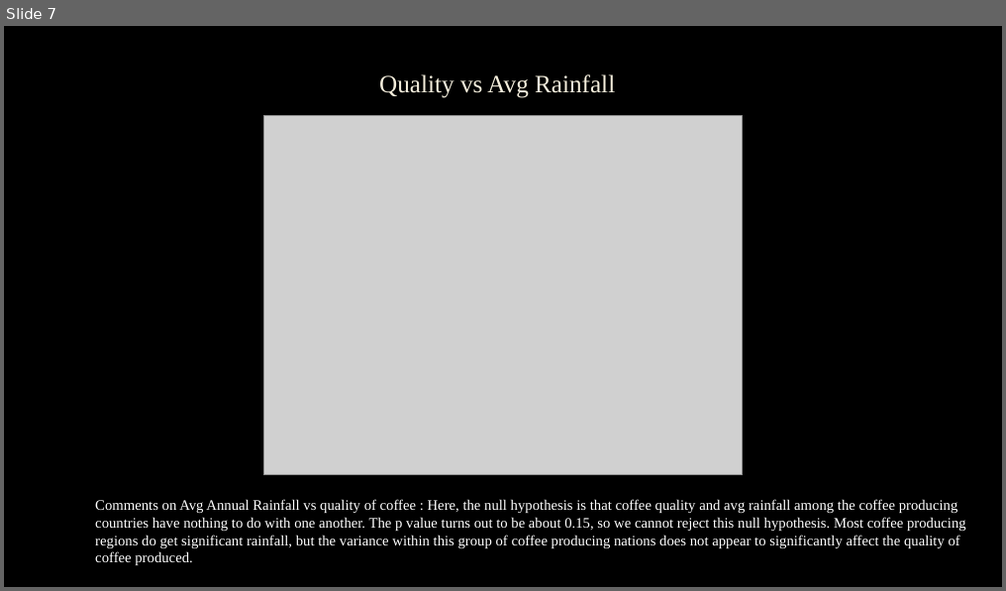
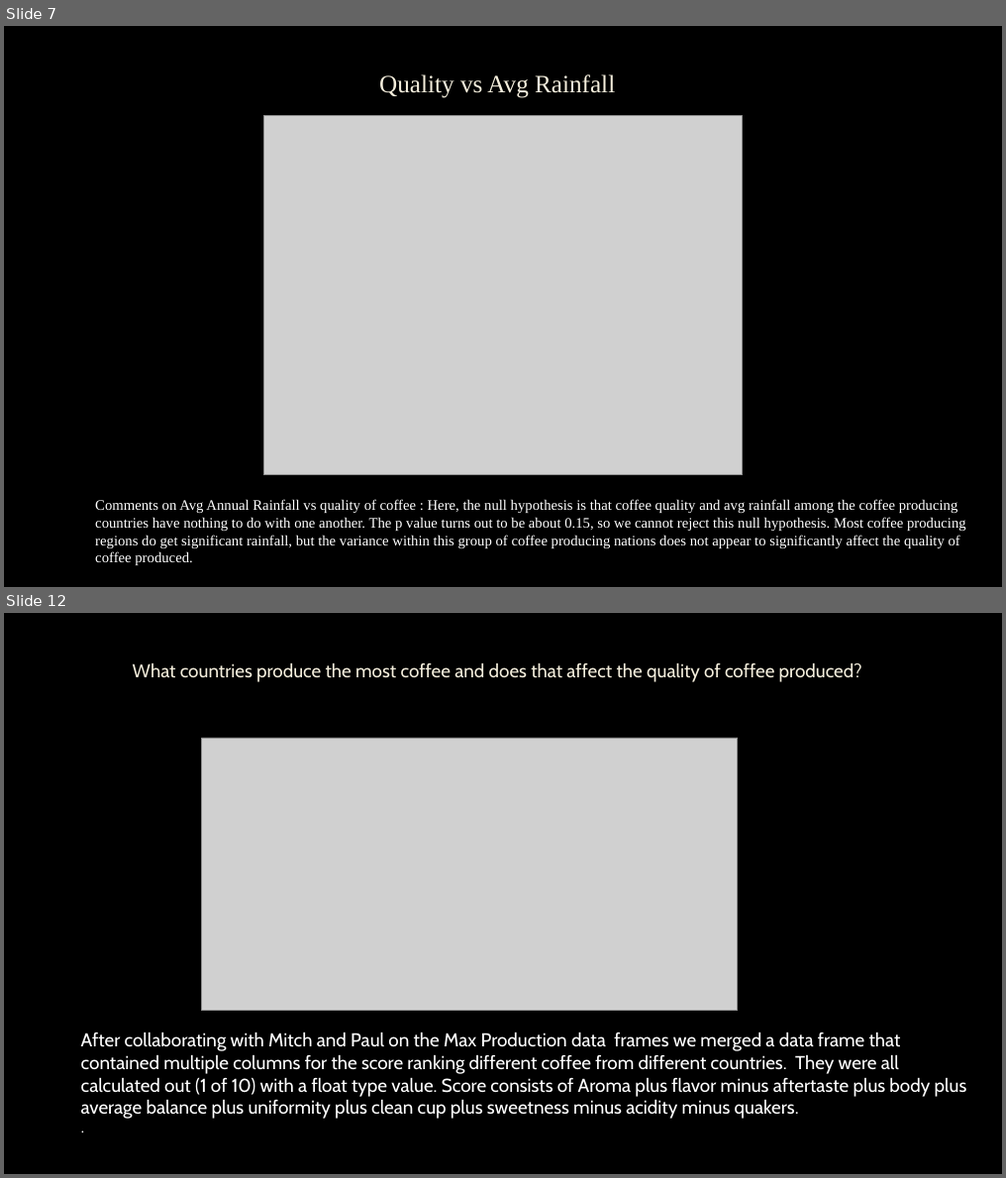
Before and after one commit to colinroberts-data-analytics-portfolio/project1, a slide deck: A Study of Coffee Production.pptx. Shown one above the other, each under a label of ours: slide 7 before the commit, slides 7 and 12 after it; the slides between them are not shown. The pictures are 1006x591 and 1006x1178 pixels, drawn with LibreOffice and Linux fonts; fonts in the diff are those of the drawing; grey boxes stand for pictures; background and template pictures are left out. Boxes give left, top, right and bottom in pixels: in the first picture for what was removed or moved away, otherwise in the second. Text is boxed around its words. In the diff, an @@ line names an element or a change of style, - is before the commit and + after.

```diff
--- a/A Study of Coffee Production.pptx
+++ b/A Study of Coffee Production.pptx
@@ slide 12 added at (4, 613, 1002, 1174), background picture (left out) @@
@@ title added at (133, 663, 862, 682), 18 pt, text #F4EEDC @@
+What countries produce the most coffee and does that affect the quality of coffee produced?
@@ picture added at (202, 738, 738, 1011) @@
@@ text added at (81, 1032, 967, 1119), 18 pt, text #FFFFFF @@
+After collaborating with Mitch and Paul on the Max Production data frames we merged a data frame that contained multiple columns for the score ranking different coffee from different countries. They were all calculated out (1 of 10) with a float type value. Score consists of Aroma plus flavor minus aftertaste plus body plus average balance plus uniformity plus clean cup plus sweetness minus acidity minus quakers.
+.
```
Also in this commit, not shown: 1 slide changed, 10 other slides added.
